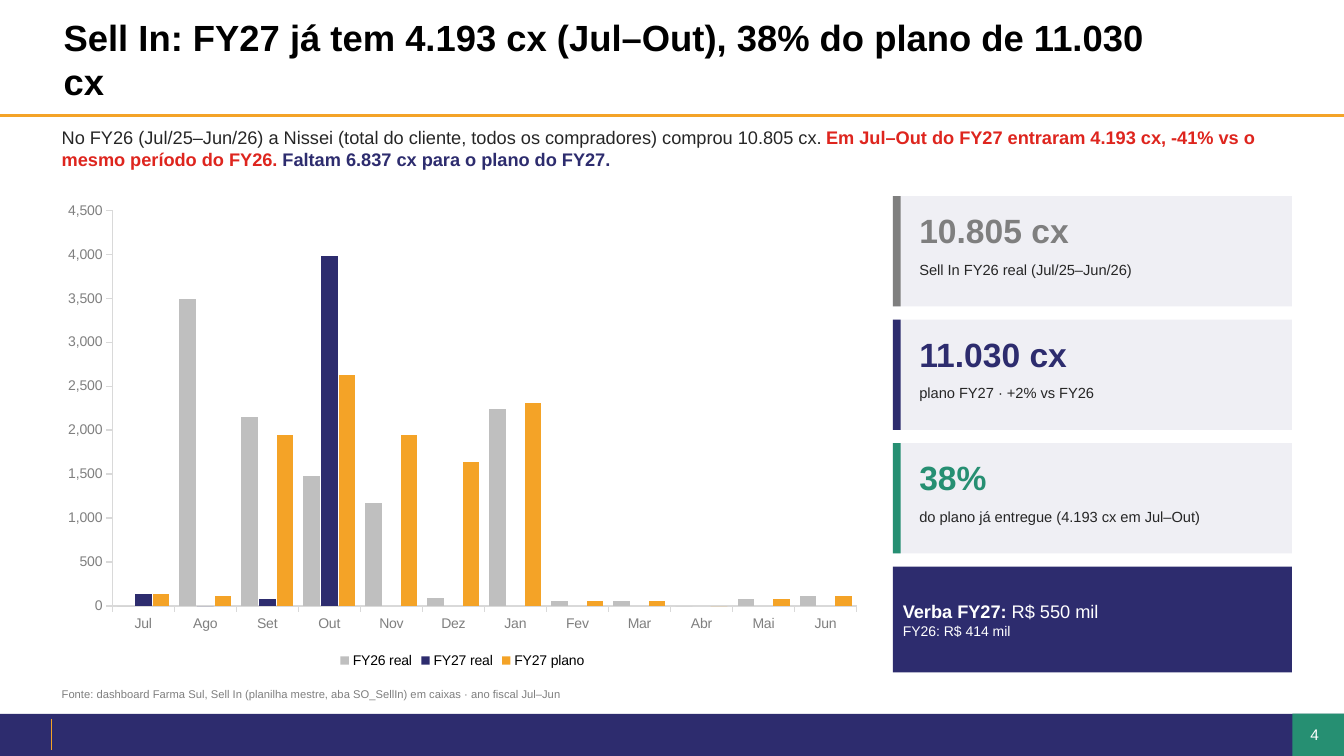
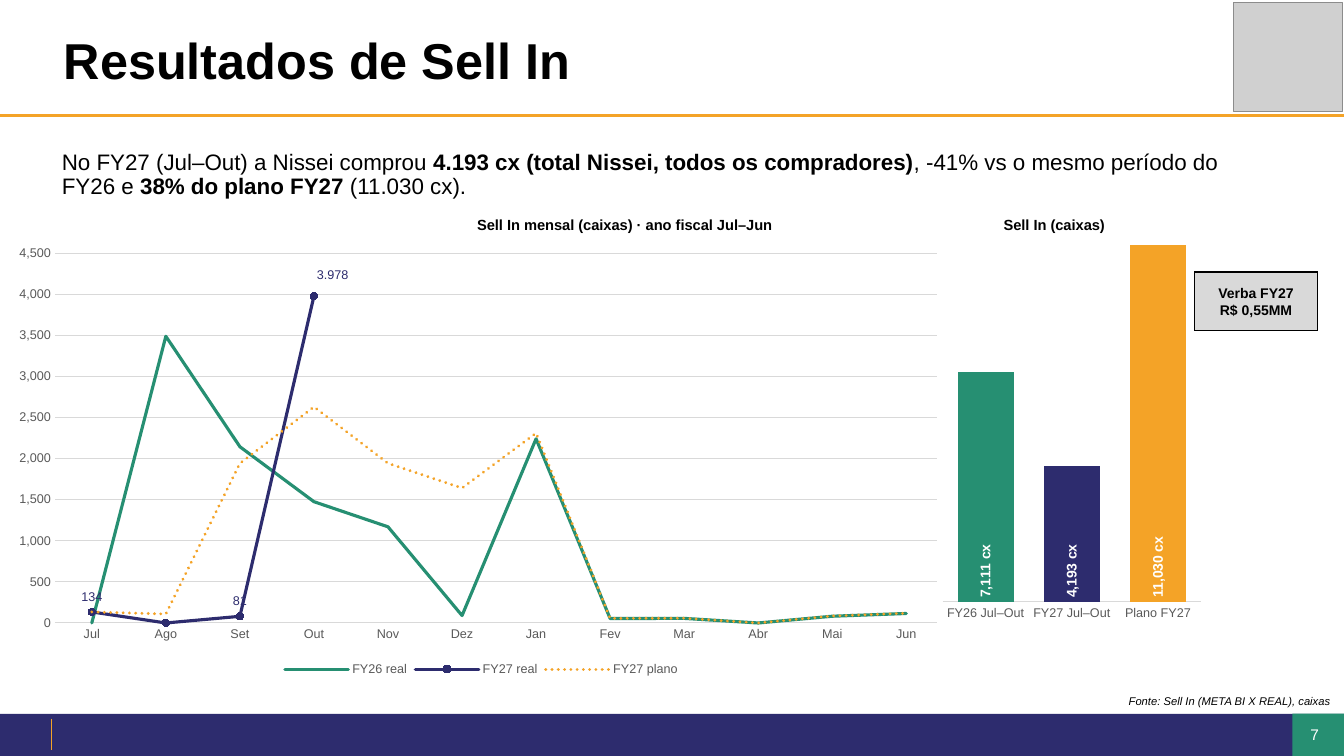
Before and after one commit to giovanoanjos27-del/Dashboard-Farma-sul, a slide deck: slide 7 of jbp/JBP2027_Nissei_Jhonatam.pptx (slide 4 before the commit). Drawn at 1344x756 pixels with LibreOffice and Linux fonts; fonts in the diff are those of the drawing; grey boxes stand for pictures; background and template pictures are left out. Boxes give left, top, right and bottom in pixels: in the first picture for what was removed or moved away, otherwise in the second. Text is boxed around its words. In the diff, an @@ line names an element or a change of style, - is before the commit and + after.

```diff
--- a/jbp/JBP2027_Nissei_Jhonatam.pptx
+++ b/jbp/JBP2027_Nissei_Jhonatam.pptx
@@ rectangle added at (1177,11,1324,104), fill #FFFFFF @@
@@ picture added at (1234,3,1343,112) @@
@@ title at (64,42,570,80): text changed; size 26 to 36 pt @@
-Sell In: FY27 já tem 4.193 cx (Jul–Out), 38% do plano de 11.030 cx
+Resultados de Sell In
@@ text removed at (62,130,1255,170) @@
-No FY26 (Jul/25–Jun/26) a Nissei (total do cliente, todos os compradores) comprou 10.805 cx. Em Jul–Out do FY27 entraram 4.193 cx, -41% vs o mesmo período do FY26. Faltam 6.837 cx para o plano do FY27.
@@ text added at (62,153,1218,199), 16 pt, text #000000 @@
+No FY27 (Jul–Out) a Nissei comprou 4.193 cx (total Nissei, todos os compradores), -41% vs o mesmo período do FY26 e 38% do plano FY27 (11.030 cx).
@@ rectangle removed at (893,197,1293,307) @@
@@ rectangle removed at (893,197,901,307) @@
@@ column chart added at (938,206,1207,629) @@
+categories: FY26 Jul–Out, FY27 Jul–Out, Plano FY27
+Series 1: 7111, 4193, 11030
@@ column chart at (0,237,963,681) @@
@@ column chart to line chart @@
@@ colour of FY26 real #BFBFBF to #268F72 @@
@@ data labels of FY27 real added @@
@@ legend changed @@
@@ category axis changed @@
@@ value axis changed @@
@@ bar spacing changed @@
@@ background changed @@
@@ line chart: place and size @@
-line chart at (51,193,873,673)
+line chart at (0,237,963,681)
@@ text added at (477,219,772,233), 10.5 pt, text #000000, bold @@
+Sell In mensal (caixas) · ano fiscal Jul–Jun
@@ text removed at (919,219,1068,243) @@
-10.805 cx
@@ text added at (1004,219,1105,233), 10.5 pt, text #000000, bold @@
+Sell In (caixas)
@@ text removed at (919,264,1132,278) @@
-Sell In FY26 real (Jul/25–Jun/26)
@@ rectangle added at (1195,272,1318,331), fill #D9D9D9, outline #000000 1.25 pt, 10 pt, text #000000, bold @@
+Verba FY27
+R$ 0,55MM
@@ rectangle removed at (893,320,1293,430) @@
@@ rectangle removed at (893,320,901,430) @@
@@ text removed at (919,343,1067,368) @@
-11.030 cx
@@ text removed at (919,387,1094,401) @@
-plano FY27 · +2% vs FY26
@@ rectangle removed at (893,444,1293,554) @@
@@ rectangle removed at (893,444,901,554) @@
@@ text removed at (919,466,986,491) @@
-38%
@@ text removed at (919,511,1200,525) @@
-do plano já entregue (4.193 cx em Jul–Out)
@@ rectangle removed at (893,567,1293,673) @@
-Verba FY27: R$ 550 mil
-FY26: R$ 414 mil
@@ page number at (978,566,994,596): text changed @@
-4
+7
@@ text removed at (62,690,561,700) @@
-Fonte: dashboard Farma Sul, Sell In (planilha mestre, aba SO_SellIn) em caixas · ano fiscal Jul–Jun
@@ text added at (1129,697,1330,708), 8 pt, text #000000, italic @@
+Fonte: Sell In (META BI X REAL), caixas
@@ page number at (1310,729,1319,740): text changed @@
-4
+7
```
Also in this commit, not shown: 4 other slides changed, 11 slides added, 9 slides removed, 7 other files.
